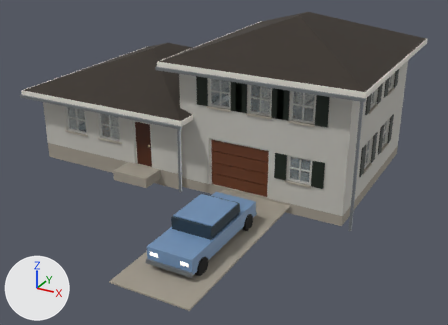
Before and after pictures for a commit that changed the glTF model assets/models/small_buildings/split_b.glb.
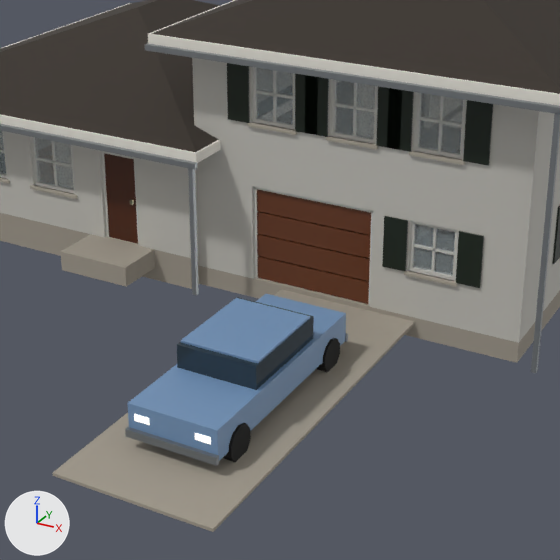
Each version appears first whole from a 50 mm camera at (13.9, -25.2, 11.8) aimed at (1.9, -3.4, 0.9), and next in a close-up on the part from 19% to 81% of the width and 14% to 100% of the height. Lighting does not change. The marker at lower left points along +X, +Y and +Z. The first two pictures are the older version. Objects named as collision shapes, trigger or cutter boxes, shadow casters or lower levels of detail are left out. Vertices at exactly the same position are counted once.

The first close-up shows 'LEAF0', 'LOD0' and 1 more.
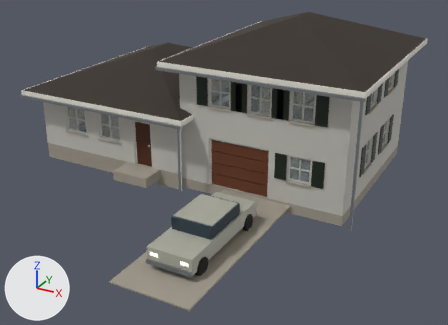
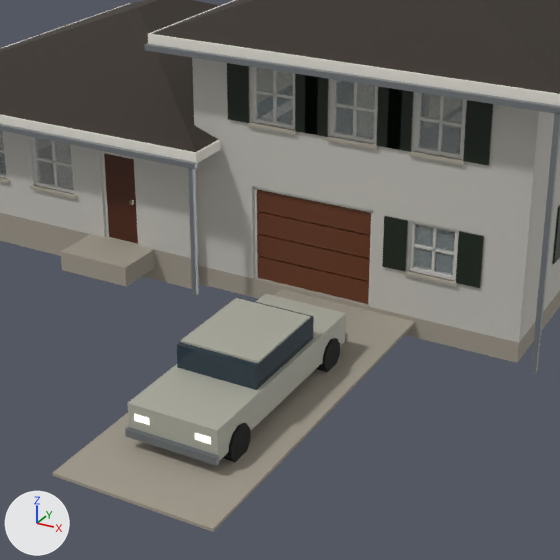
Edits to the scene script, one JSON object a line:
```json
{"block": "me_split_b_lod0", "where": "me_split_b_lod0.from_pydata(...)  # 3204 vertices, 6076 faces; spans x -8.1..8.3, y -12.0..5.6, z -0.3..7.0"}
{"block": "me_split_b_lod0", "where": "# used by ob_lod0; location = (0.0, 0.0, 0.0)"}
{"block": "me_split_b_lod0", "change": "me_split_b_lod0 part 1: 892 faces centred in x -7.2..7.3, y -10.8..4.2, z 0.2..5.4 are repainted in the vertex colours; the middle colour goes from light grey #d4d5d4 to pale yellow #e2dbc5"}
```

Boxes [x1, y1, x2, y2] around the edits, measured in the close-ups (560 x 560 px):
```json
{"part": 1, "of": "me_split_b_lod0", "change": "recoloured", "before": [128, 294, 346, 461], "after": [128, 294, 346, 461]}
```
